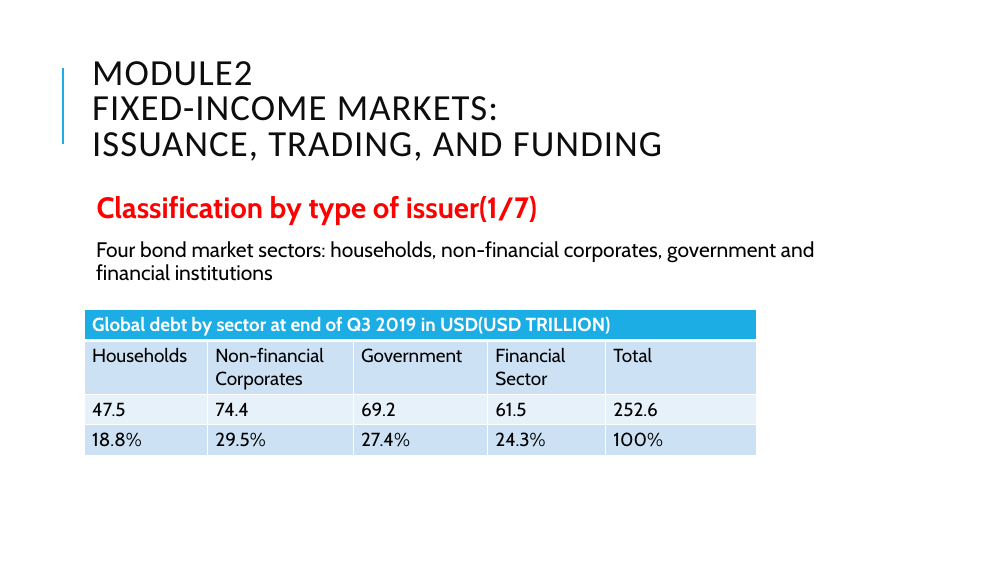
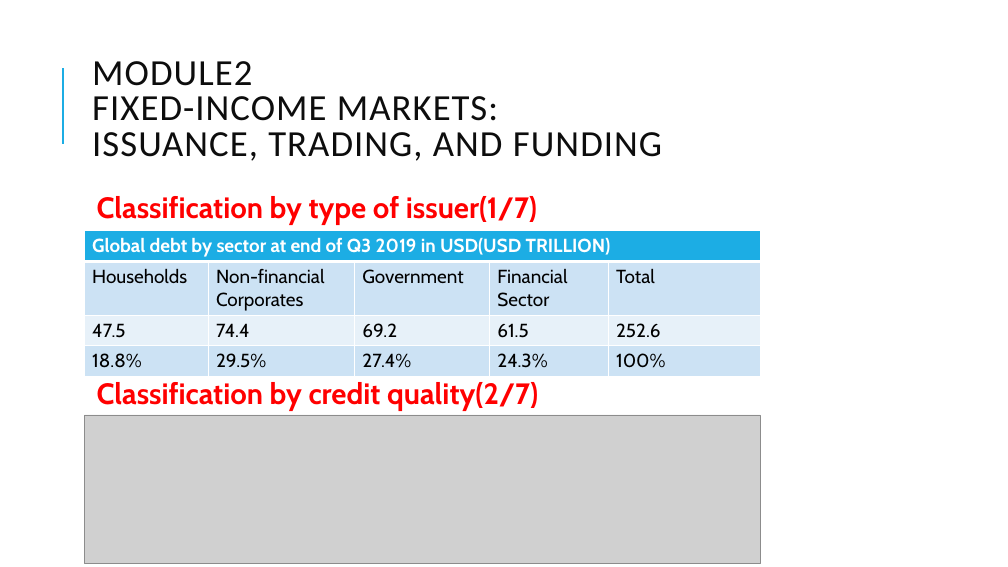
Before and after one commit to Isco0530/data, a slide deck: slide 55 of Fixed Income.pptx. Drawn at 1008x567 pixels with LibreOffice and Linux fonts; fonts in the diff are those of the drawing; grey boxes stand for pictures. Boxes give left, top, right and bottom in pixels: in the first picture for what was removed or moved away, otherwise in the second. Text is boxed around its words. In the diff, an @@ line names an element or a change of style, - is before the commit and + after.

```diff
--- a/Fixed Income.pptx
+++ b/Fixed Income.pptx
@@ table: place and size @@
-table at [85, 310, 757, 455]
+table at [85, 231, 761, 376]
@@ text at [97, 382, 538, 411]: text changed; size 20 to 28 pt; text colour #000000 to #FF0000; bold on @@
-  Four bond market sectors: households, non-financial corporates, government and financial institutions
+  Classification by credit quality(2/7)
@@ picture added at [85, 415, 760, 563] @@
```
Also in this commit, not shown: 2 other slides changed, 2 slides added, 1 slide removed.
